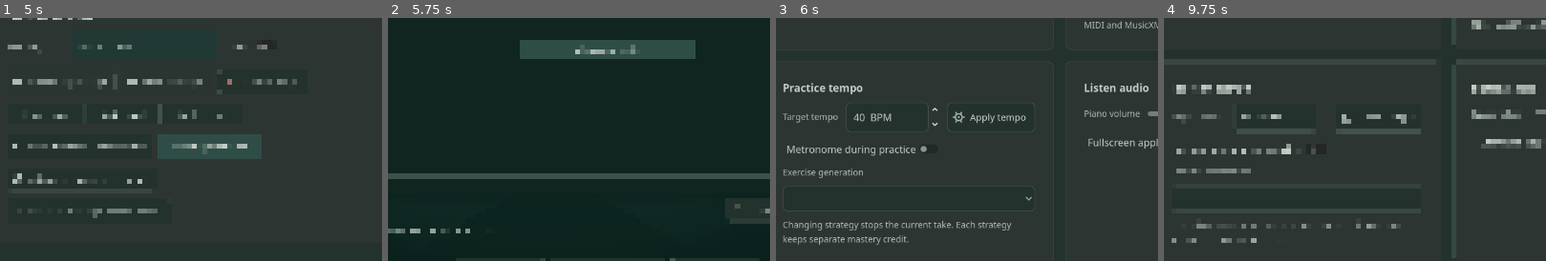
Above: before the commit, frames 1-4 (left to right).
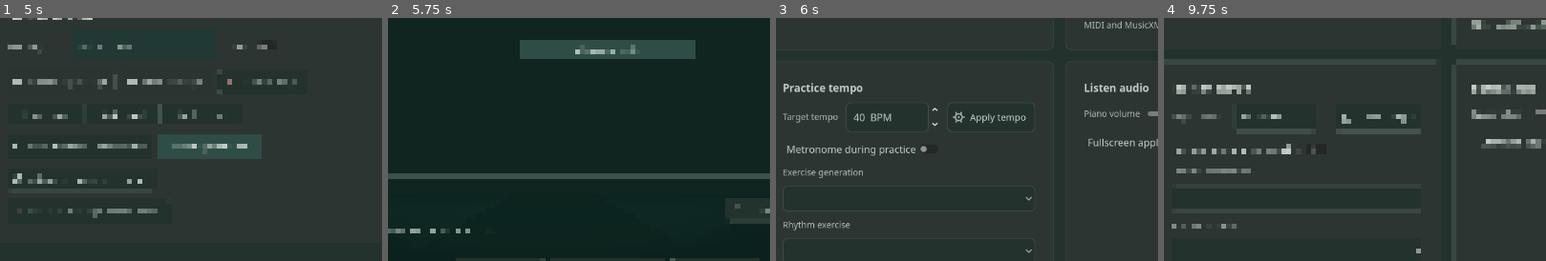
Above: after the commit, the same moments.

Repository: tpepels/piano_teacher
Game: Godot game, scene res://main.tscn
The game is run twice, just before and just after one commit, with the same random seed, the same clock (stepped at 60 frames per second) and the same inputs.
Inputs:
- Up to frame 1 (5 s): click "Path" at 0.5 s; click "Next passage" at 1.25 s; click "Listen" at 2 s; click "Music" at 2.75 s; click "Library" at 3.5 s; click "Lesson path" at 4.25 s
- Up to frame 2 (5.75 s): click "Next passage" at 5 s
- Up to frame 3 (6 s): click "Settings" at 5.75 s
- Up to frame 4 (9.75 s): click "Practice" at 6.5 s; click "Choose music" at 7.25 s; click "Refresh" at 8 s; click "Check files" at 8.75 s; click "Settings" at 9.5 s
The pictures show only the part of the screen within x 21-71%, y 41-91%; the shares and areas given below are measured in that part.

Frames 1-2 are identical in both runs. In frame 3, 1.2% of the frame differs, in the area x 2-67%, y 83-97%; in frame 4, 0.6%.

Commit message:
Expose independent dotted-rhythm and tempo-shaping strategies in Godot settings

Diff:
--- a/godot/settings_screen.gd
+++ b/godot/settings_screen.gd
@@ -13,6 +13,8 @@
 signal device_selected(name: String)
 signal tempo_requested(bpm: int)
 signal strategy_requested(strategy: String)
+signal timing_strategy_requested(strategy: String)
+signal tempo_strategy_requested(strategy: String)
 signal metronome_requested(enabled: bool)
 signal volume_changed(db: float)
 signal fullscreen_requested(enabled: bool)
@@ -29,6 +31,8 @@
 var apply_tempo_button: Button
 var metronome_toggle: CheckButton
 var strategy_picker: OptionButton
+var timing_strategy_picker: OptionButton
+var tempo_strategy_picker: OptionButton
 var listen_volume_slider: HSlider
 var listen_volume_label: Label
 var fullscreen_toggle: CheckButton
@@ -185,6 +189,20 @@
     strategy_picker.item_selected.connect(func(index: int):
         strategy_requested.emit(str(strategy_picker.get_item_metadata(index))))
     practice.add_child(strategy_picker)
+    practice.add_child(_label("Rhythm exercise", 14, MUTED))
+    timing_strategy_picker = OptionButton.new()
+    timing_strategy_picker.custom_minimum_size = Vector2(260, 40)
+    timing_strategy_picker.size_flags_horizontal = Control.SIZE_EXPAND_FILL
+    timing_strategy_picker.item_selected.connect(func(index: int):
+        timing_strategy_requested.emit(str(timing_strategy_picker.get_item_metadata(index))))
+    practice.add_child(timing_strategy_picker)
+    practice.add_child(_label("Tempo pattern", 14, MUTED))
+    tempo_strategy_picker = OptionButton.new()
+    tempo_strategy_picker.custom_minimum_size = Vector2(260, 40)
+    tempo_strategy_picker.size_flags_horizontal = Control.SIZE_EXPAND_FILL
+    tempo_strategy_picker.item_selected.connect(func(index: int):
+        tempo_strategy_requested.emit(str(tempo_strategy_picker.get_item_metadata(index))))
+    practice.add_child(tempo_strategy_picker)
     practice.add_child(_label(
         "Changing strategy stops the current take. Each strategy keeps separate mastery credit.",
         12, MUTED))
@@ -243,17 +261,27 @@
     folder_edit.text = str(values.get("music_dir", ""))
     present_window_mode(bool(values.get("fullscreen", true)))
     metronome_toggle.set_pressed_no_signal(bool(values.get("metronome", true)))
-    var selected_strategy := str(values.get("exercise_strategy", "legacy"))
-    strategy_picker.clear()
-    for available in values.get("available_exercise_strategies", []):
+    _present_strategy_picker(strategy_picker,
+        values.get("available_exercise_strategies", []),
+        str(values.get("exercise_strategy", "legacy")))
+    _present_strategy_picker(timing_strategy_picker,
+        values.get("available_timing_strategies", []),
+        str(values.get("timing_strategy", "original-timing")))
+    _present_strategy_picker(tempo_strategy_picker,
+        values.get("available_tempo_strategies", []),
+        str(values.get("tempo_strategy", "constant-tempo")))
+
+func _present_strategy_picker(picker: OptionButton, choices: Array, selected: String) -> void:
+    picker.clear()
+    for available in choices:
         if typeof(available) != TYPE_DICTIONARY:
             continue
-        var index := strategy_picker.item_count
-        strategy_picker.add_item(str(available.get("label", available.get("id", ""))))
-        var strategy_id := str(available.get("id", "legacy"))
-        strategy_picker.set_item_metadata(index, strategy_id)
-        if strategy_id == selected_strategy:
-            strategy_picker.select(index)
+        var index := picker.item_count
+        picker.add_item(str(available.get("label", available.get("id", ""))))
+        var strategy_id := str(available.get("id", ""))
+        picker.set_item_metadata(index, strategy_id)
+        if strategy_id == selected:
+            picker.select(index)
 
 func begin_editing(state: Dictionary) -> void:
     tempo_setting.set_value_no_signal(float(state.get("target_bpm", 40)))
@@ -278,6 +306,8 @@
 func present_busy(pending: bool) -> void:
     apply_tempo_button.disabled = pending
     strategy_picker.disabled = pending
+    timing_strategy_picker.disabled = pending
+    tempo_strategy_picker.disabled = pending
 
 func present_volume(db: float) -> void:
     listen_volume_slider.set_value_no_signal(db)
